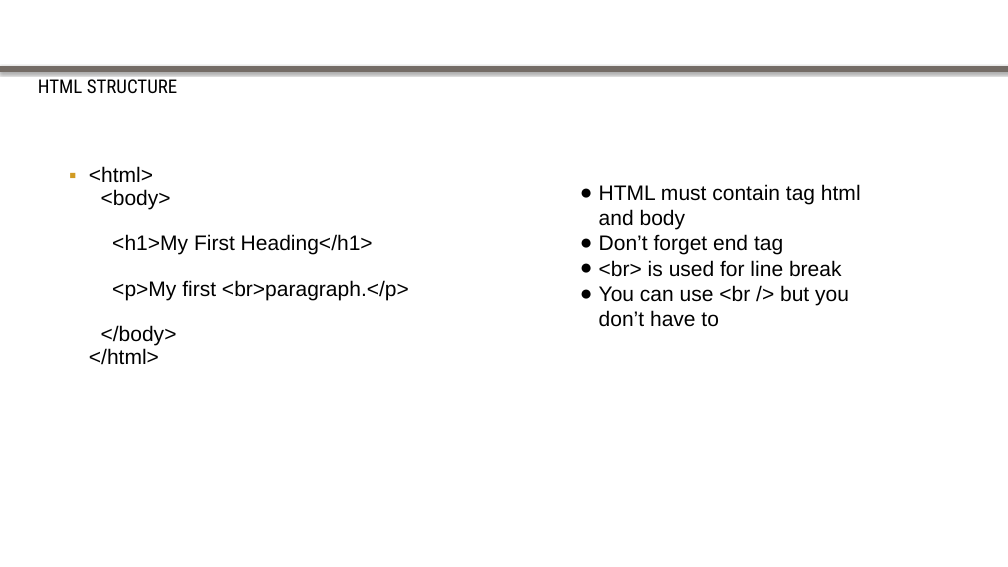
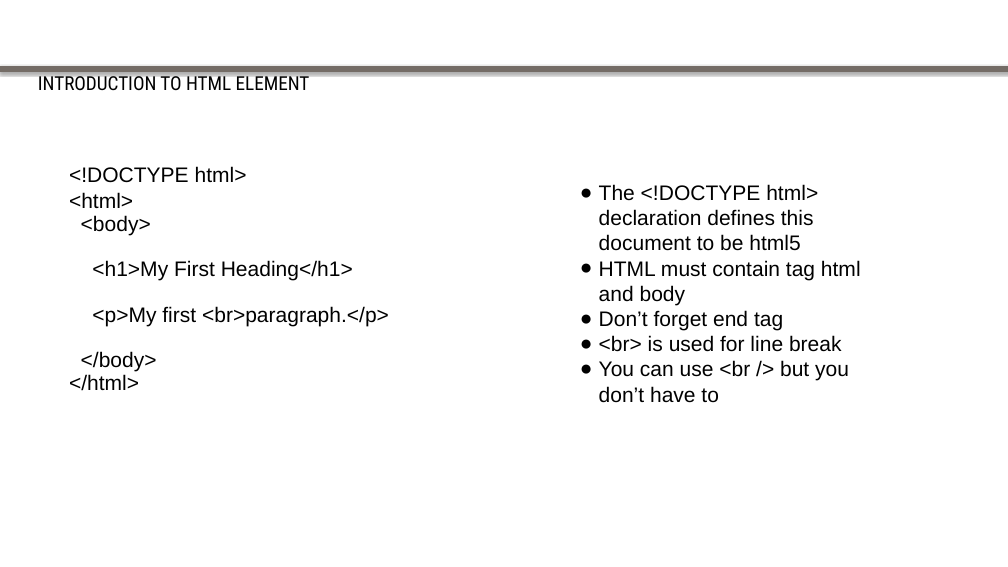
Before and after one commit to goldironhack/2017-Purdue-IronHack-Tutorials, a slide deck: slide 4 of session1/HTML CSS & Github Tutorial.pptx. Drawn at 1008x567 pixels with LibreOffice and Linux fonts; fonts in the diff are those of the drawing; background and template pictures are left out. Boxes give left, top, right and bottom in pixels: in the first picture for what was removed or moved away, otherwise in the second. Text is boxed around its words. In the diff, an @@ line names an element or a change of style, - is before the commit and + after.

Commit message:
add more content to first slide

```diff
--- a/session1/HTML CSS & Github Tutorial.pptx
+++ b/session1/HTML CSS & Github Tutorial.pptx
@@ text at (38, 73, 310, 90): text changed; size 18 to 18.2 pt @@
-HTML STRUCTURE
+INTRODUCTION TO HTML ELEMENT
@@ text at (69, 166, 247, 183): paragraph added @@
+<!DOCTYPE html>
@@ text at (69, 192, 389, 391): bullet ▪ to none @@
@@ text at (599, 184, 818, 251): paragraph added @@
+● The <!DOCTYPE html> declaration defines this document to be html5
```
Also in this commit, not shown: 9 other slides changed, 5 slides added.
